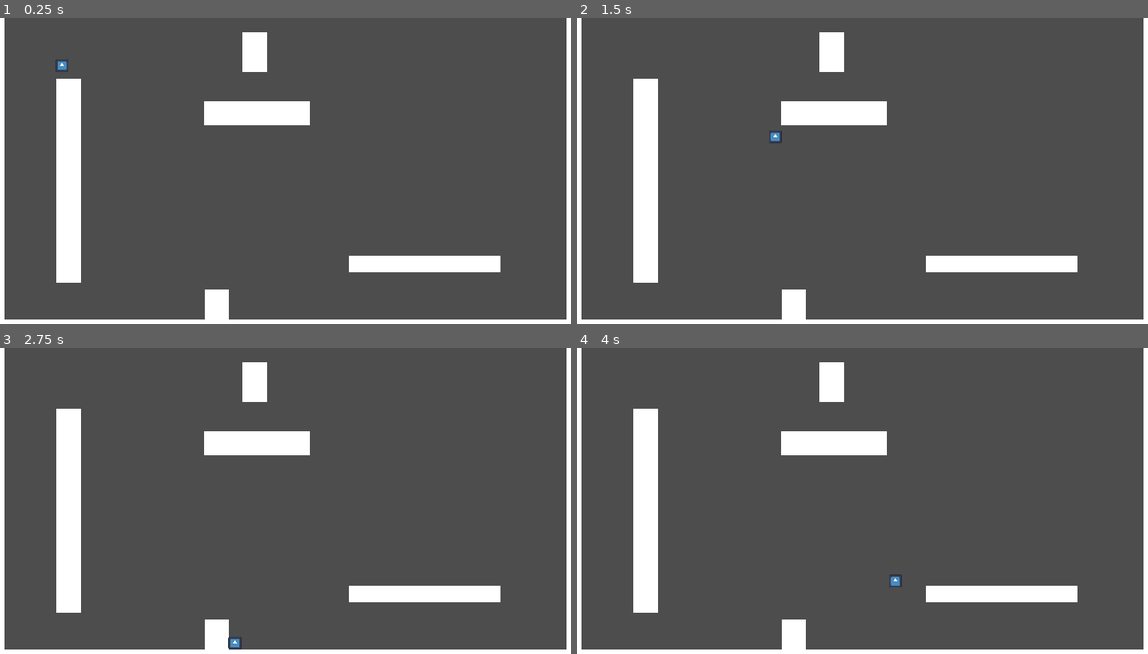
Above: before the commit, frames 1-4 (two rows, left to right).
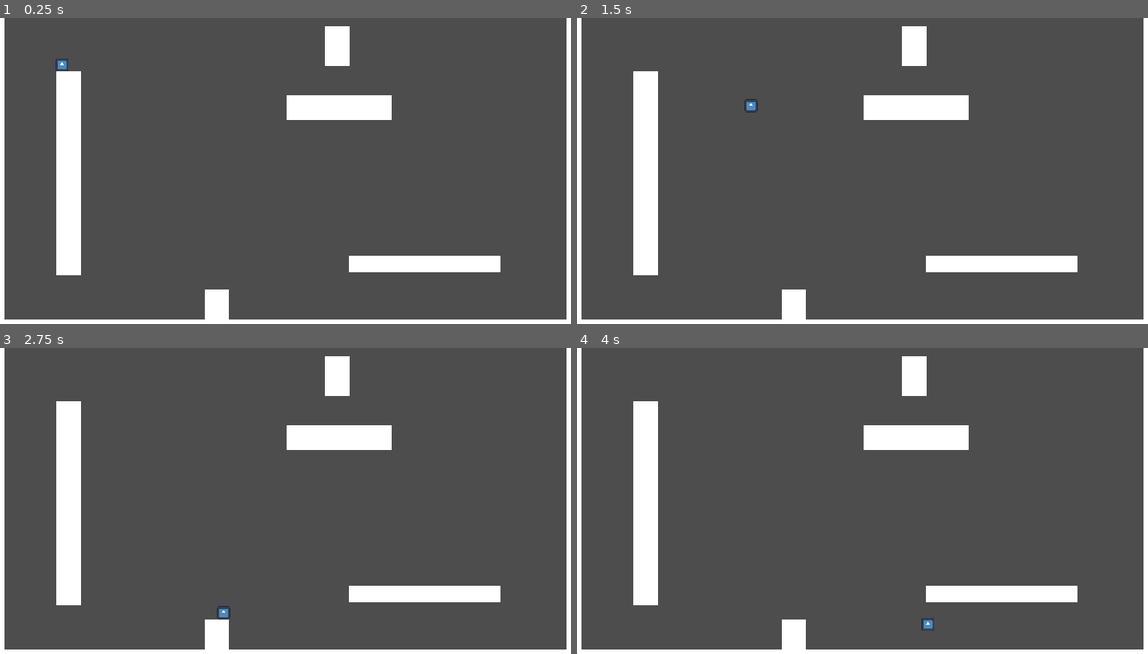
Above: after the commit, the same moments.

Repository: ReusableChopsticks/Platformer2024
Game: Godot game, scene res://scenes/environment/level.tscn
The game is run twice, just before and just after one commit, with the same random seed, the same clock (stepped at 60 frames per second) and the same inputs. The engine's default icon, where the game draws it, is replaced by a stand-in: a white triangle on a blue panel in a dark square.
Inputs:
- Up to frame 1 (0.25 s): no input
- Up to frame 2 (1.5 s): tap Enter at 0.5 s; hold Right (right) from 0.53 s (still down); tap Z (dash) at 0.6, 1.35 s; tap Space (jump) at 0.77 s
- Up to frame 3 (2.75 s): tap Space (jump) at 1.52 s; release Right (right) at 2.03 s; hold A (left) from 2.03 s (still down); tap Z (dash) at 2.1 s
- Up to frame 4 (4 s): release A (left) at 2.78 s; hold Right (right) from 2.78 s (still down); tap Z (dash) at 2.85, 3.6 s; tap Space (jump) at 3.02, 3.77 s

The runs differ from the first frame. In frame 1, 3.8% of the frame differs, in the area x 9-69%, y 2-87%; in frame 2, 3.9%; in frame 3, 3.9%, in the area x 9-69%, y 2-99%; in frame 4, 3.9%.

Commit message:
function to linearly scale speed increase, fix idle dash rebound
increase speed linearly by a custom amount with math magic

Diff:
--- a/scenes/environment/level.tscn
+++ b/scenes/environment/level.tscn
@@ -24,7 +24,7 @@
 scale = Vector2(-1.29693, -0.143873)
 
 [node name="RigidBody2D5" parent="." instance=ExtResource("1_4wkx7")]
-position = Vector2(512, 65)
+position = Vector2(670, 54)
 scale = Vector2(-0.208567, -0.340107)
 
 [node name="RigidBody2D9" parent="." instance=ExtResource("1_4wkx7")]
@@ -32,12 +32,12 @@
 scale = Vector2(-0.208567, -0.340107)
 
 [node name="RigidBody2D8" parent="." instance=ExtResource("1_4wkx7")]
-position = Vector2(516, 183)
+position = Vector2(674, 172)
 rotation = 1.5708
 scale = Vector2(-0.208567, -0.898569)
 
 [node name="RigidBody2D6" parent="." instance=ExtResource("1_4wkx7")]
-position = Vector2(155, 313)
+position = Vector2(155, 298)
 scale = Vector2(-0.208567, 1.73989)
 
 [node name="Player" parent="." instance=ExtResource("2_caiss")]
--- a/scenes/player/PlayerDashState.gd
+++ b/scenes/player/PlayerDashState.gd
@@ -6,15 +6,20 @@
 
 ## How long the dash lasts for
 @export var dash_time: float = 0.15
-## What speed you dash at
-@export var dash_speed: float = 600
+## What speed you dash at calculated by move_speed * dash_speed_mult
+@export_range(1, 3) var dash_speed_mult: float = 2
 var decel_rate: float
 
+var already_transitioned = false
+
 func enter():
+	already_transitioned = false
+	var dash_speed = player.move_speed * dash_speed_mult
 	if (Input.is_action_pressed("down")):
 		player.velocity.y = dash_speed
 	else:
-		player.velocity.x = dash_speed * player.facing_dir
+		#player.velocity.x = dash_speed * player.facing_dir
+		player.velocity.x = player.facing_dir * dash_speed
 		player.velocity.y = 0
 	#decel_rate = absf(player.velocity.x / stopping_time)
 	get_tree().create_timer(dash_time).timeout.connect(on_dash_timeout)
@@ -22,7 +27,8 @@
 
 func physics_update(_delta: float):
 	player.move_and_slide()
-	if player.is_on_wall() or player.is_on_floor():
+	if player.is_on_wall() or (player.is_on_floor() and Input.is_action_pressed("down")):
+		already_transitioned = true
 		transitioned.emit(self, "PlayerReboundState")
 
 
@@ -32,4 +38,6 @@
 	player.has_dash = false
 
 func on_dash_timeout():
-	transitioned.emit(self, "PlayerMoveState")
+	if not already_transitioned:
+		print("dash timeout")
+		transitioned.emit(self, "PlayerMoveState")
--- a/scenes/player/PlayerReboundState.gd
+++ b/scenes/player/PlayerReboundState.gd
@@ -2,20 +2,21 @@
 class_name PlayerReboundState
 
 @export var rebound_time: float = 0.2
-## y velocity to apply when rebounding off wall.
+## y velocity to apply when rebounding off a wall.
 @export var rebound_y_vel: int = -200
+@export var floor_rebound_vel: int = -700
 
 
 func enter():
 	if player.is_on_wall():
+		print("player is on wall")
 		player.velocity.x = player.move_speed * player.get_wall_normal().x
 		player.velocity.y = rebound_y_vel
-		print("wall rebound")
-		## TODO: increase base speed by one on rebound
+		## increase base speed by one on rebound
 		player.increment_speed_level()
 	elif player.is_on_floor() and Input.is_action_pressed("down"):
-		player.velocity.y = -1000
-		print("floor rebound")
+		print("player is on floor and down is pressed")
+		player.velocity.y = floor_rebound_vel
 	else:
 		printerr("ERROR: entered rebound state while not on wall or floor")
 
--- a/scenes/player/player.gd
+++ b/scenes/player/player.gd
@@ -9,6 +9,7 @@
 var move_speed: int
 ## Current speed level in range [1, max_speed_level]
 var speed_level: int = 1
+@export var speed_increase_amount: float = 0.5
 @export var max_speed_level: int = 4
 
 ## Percentage of move speed to apply as counter force when moving in the opposite direction
@@ -34,7 +35,7 @@
 ## Multiplier for air friction (which is lower than ground friction)
 @export_range(0, 1) var air_friction_mult: float = 0.2
 ## Gravity multiplier when falling
-@export_range(0, 1) var fast_fall_mult: float = 1.5
+@export_range(0, 5) var fast_fall_mult: float = 1.5
 @export_subgroup("")
 
 @export_subgroup("Limits")
@@ -59,11 +60,14 @@
 # i.e. jump_buffer_timer.stop() on the state's enter function
 #endregion
 
+## calculate movement values every time speed_level is changed
 func calculate_forces():
-	move_speed = base_speed * speed_level
+	# for every above 1, add mult_increment to the multiplier
+	# 						   1 + speed_increase_amount(n - 1)
+	move_speed = base_speed * (1 + (speed_increase_amount * (speed_level - 1)))
 	move_accel = move_speed / time_to_max_speed
 	friction_decel = move_speed / time_to_stop
-	print(str(base_speed) + " * " + str(speed_level) + " = " + str(move_speed))
+	#print(str(base_speed) + " * " + str(speed_level) + " = " + str(move_speed))
 
 func increment_speed_level():
 	speed_level = min(speed_level + 1, max_speed_level)
@@ -93,7 +97,7 @@
 		facing_dir = dir
 
 	## Debugging
-	#print(velocity.x)
+	#print(velocity)
 	#print(jump_grace_timer.time_left)
 	#if is_on_wall():
 		#$Sprite2D.modulate = Color.BLACK
--- a/scenes/player/player.tscn
+++ b/scenes/player/player.tscn
@@ -26,6 +26,7 @@
 counter_dir_force_mult = 3.0
 time_to_stop = 0.1
 air_friction_mult = 0.308
+fast_fall_mult = 1.607
 
 [node name="StateLabel" type="Label" parent="."]
 offset_left = -59.0
